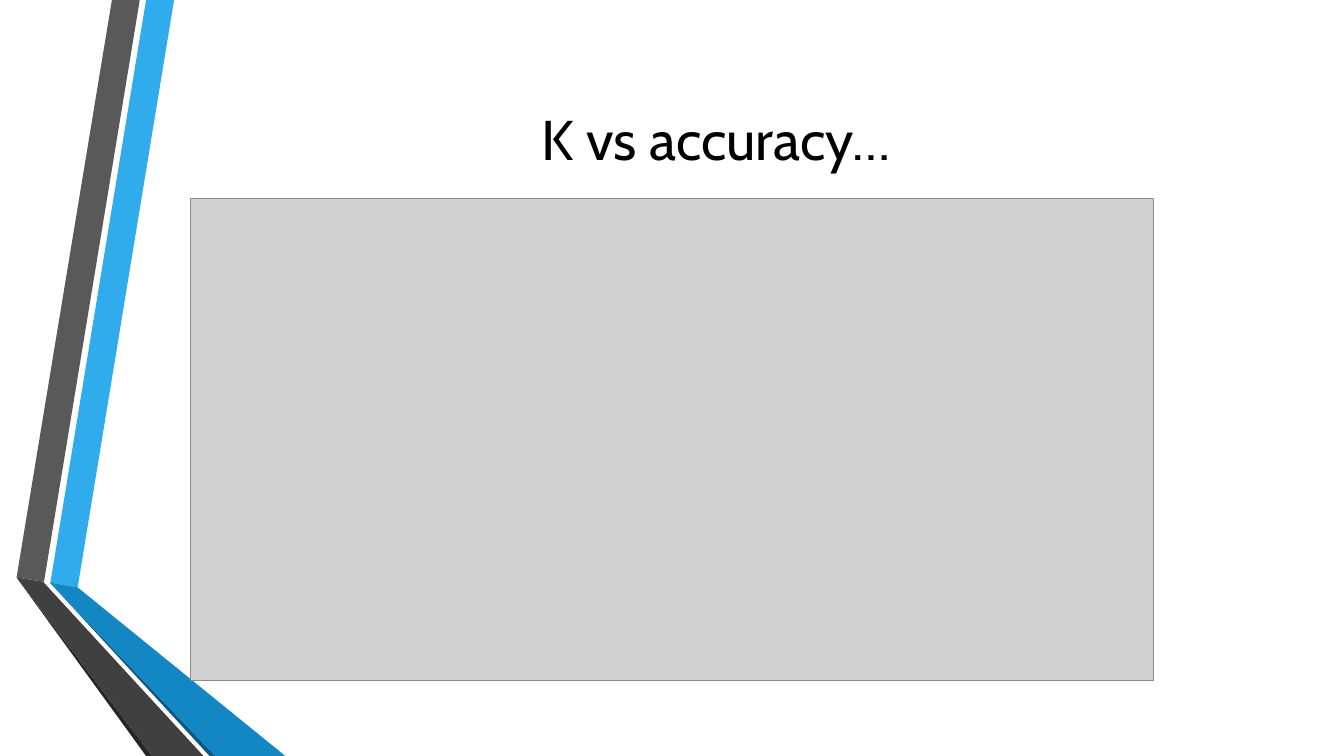
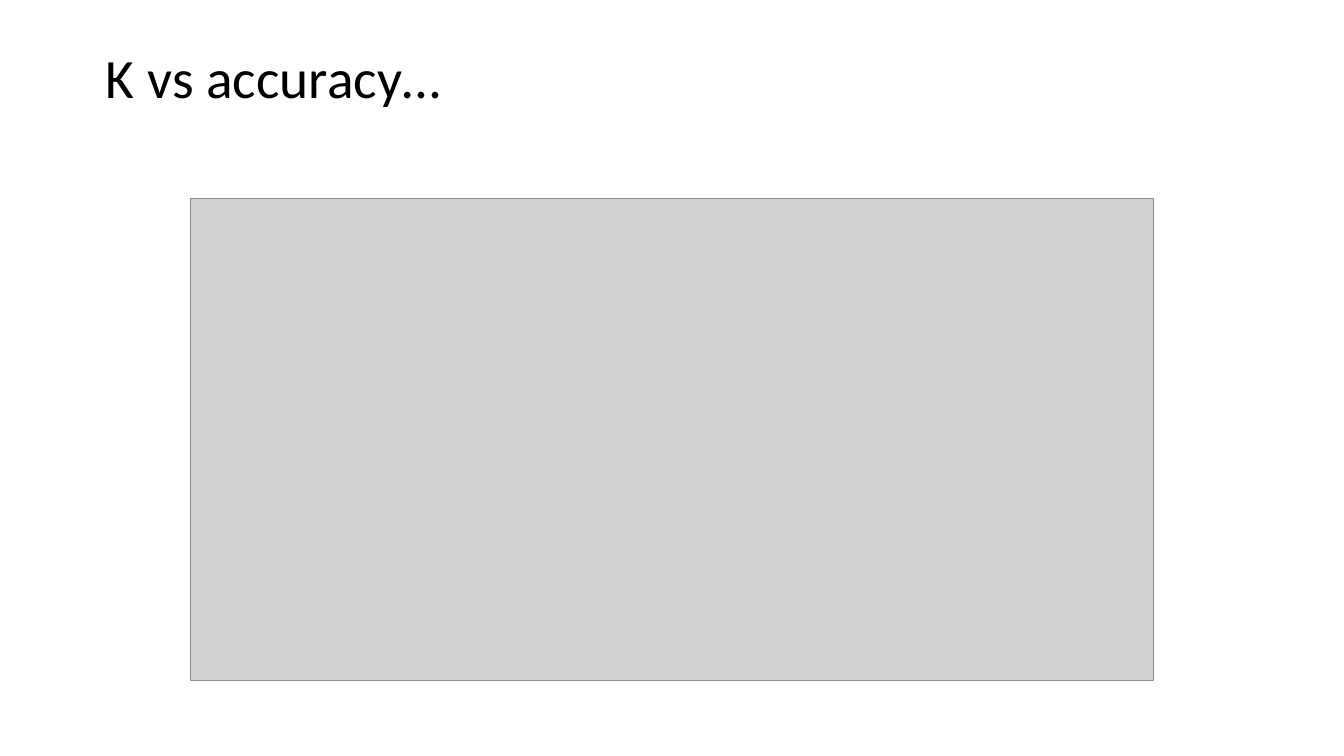
Before and after one commit to sanghmitras/knn_character_recognition, a slide deck: slide 20 of knn ppt.pptx. Drawn at 1344x756 pixels with LibreOffice and Linux fonts; fonts in the diff are those of the drawing; grey boxes stand for pictures; background and template pictures are left out. Boxes give left, top, right and bottom in pixels: in the first picture for what was removed or moved away, otherwise in the second. Text is boxed around its words. In the diff, an @@ line names an element or a change of style, - is before the commit and + after.

```diff
--- a/knn ppt.pptx
+++ b/knn ppt.pptx
@@ title "K vs accuracy…": place and size @@
-title "K vs accuracy…" at (541, 120, 890, 173)
+title "K vs accuracy…" at (106, 62, 440, 107)
@@ title "K vs accuracy…" at (106, 62, 440, 107): size 30 to 29.7 pt, font Cabin to Calibri; alignment centre to left; line spacing 1 to 0.9 @@
@@ group removed at (16, 0, 286, 756): 6 freeform shapes @@
```
Also in this commit, not shown: 20 other slides changed, 1 slide added, 1 slide removed.
